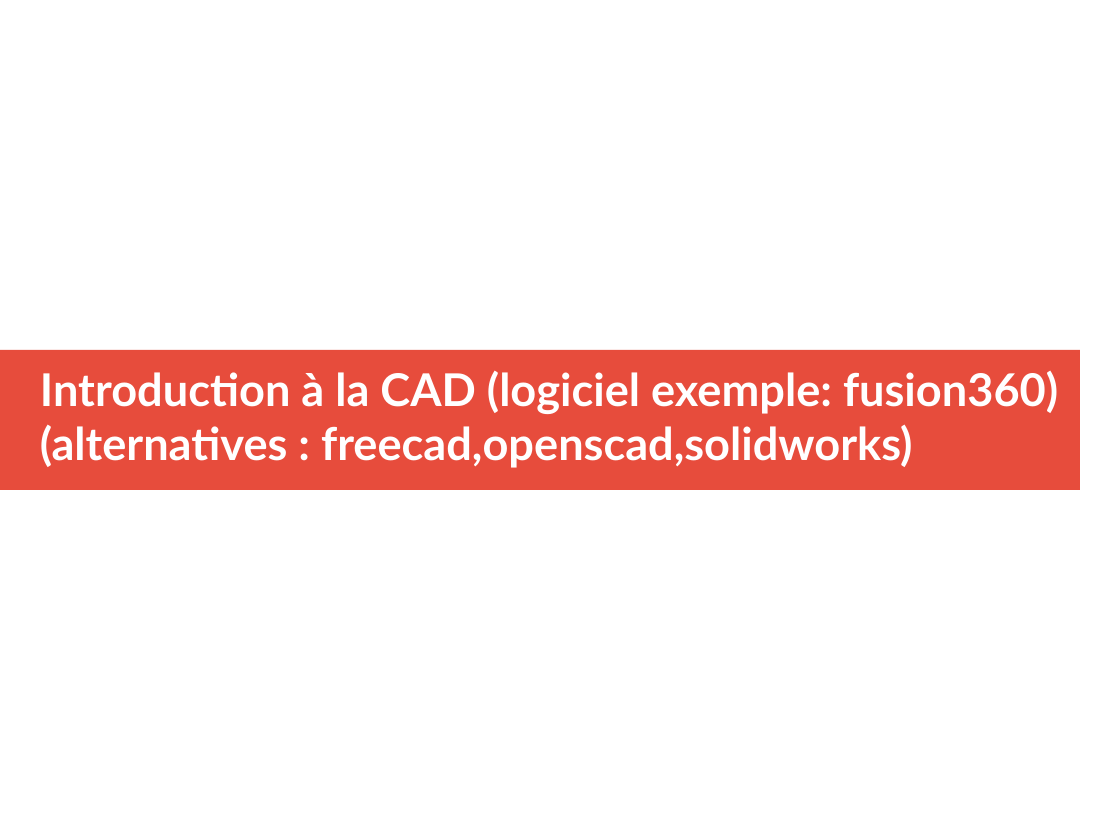
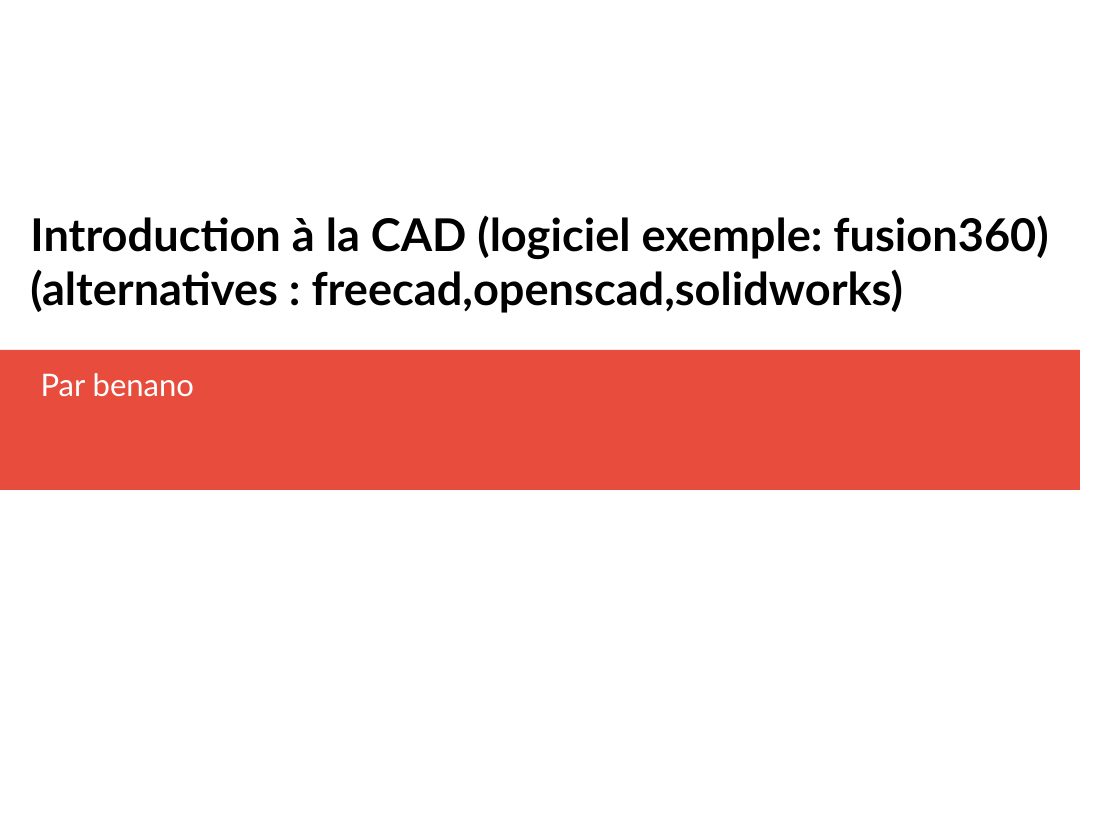
Before and after one commit to robotronik/projet-tron, a slide deck: slide 1 of méca/tutoFusion.odp. Drawn at 1120x840 pixels with LibreOffice and Linux fonts; fonts in the diff are those of the drawing. Boxes give left, top, right and bottom in pixels: in the first picture for what was removed or moved away, otherwise in the second. Text is boxed around its words. In the diff, an @@ line names an element or a change of style, - is before the commit and + after.

```diff
--- a/méca/tutoFusion.odp
+++ b/méca/tutoFusion.odp
@@ title "Introduction à la CAD (logiciel ...": place and size @@
-title "Introduction à la CAD (logiciel ..." at (40,371,1058,468)
+title "Introduction à la CAD (logiciel ..." at (30,215,1048,313)
@@ title "Introduction à la CAD (logiciel ..." at (30,215,1048,313): text colour #FFFFFF to #000000 @@
@@ subtitle added at (41,373,194,396), 22 pt, text #FFFFFF @@
+Par benano
```
Also in this commit, not shown: 3 other slides changed, 2 other files.
